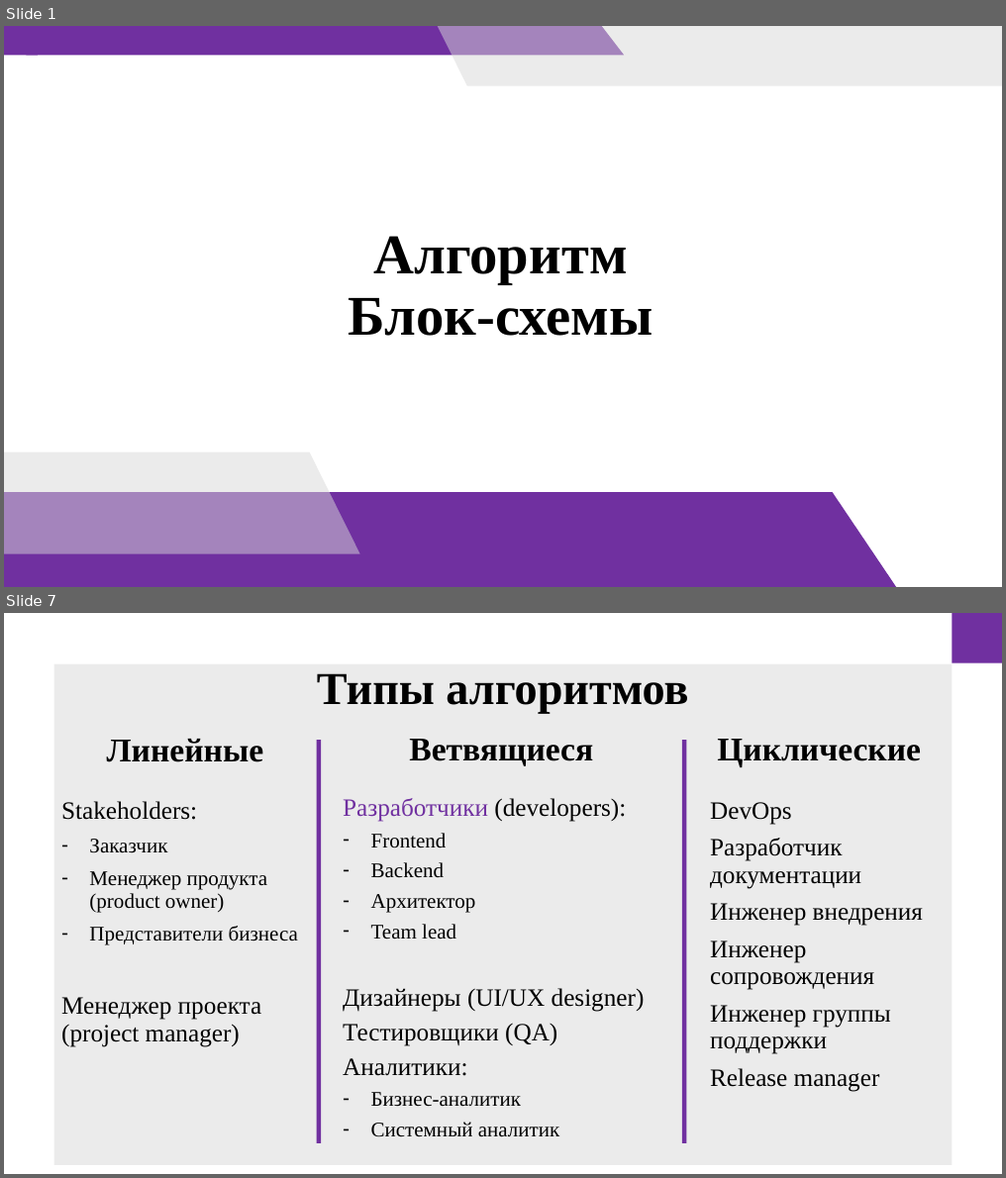
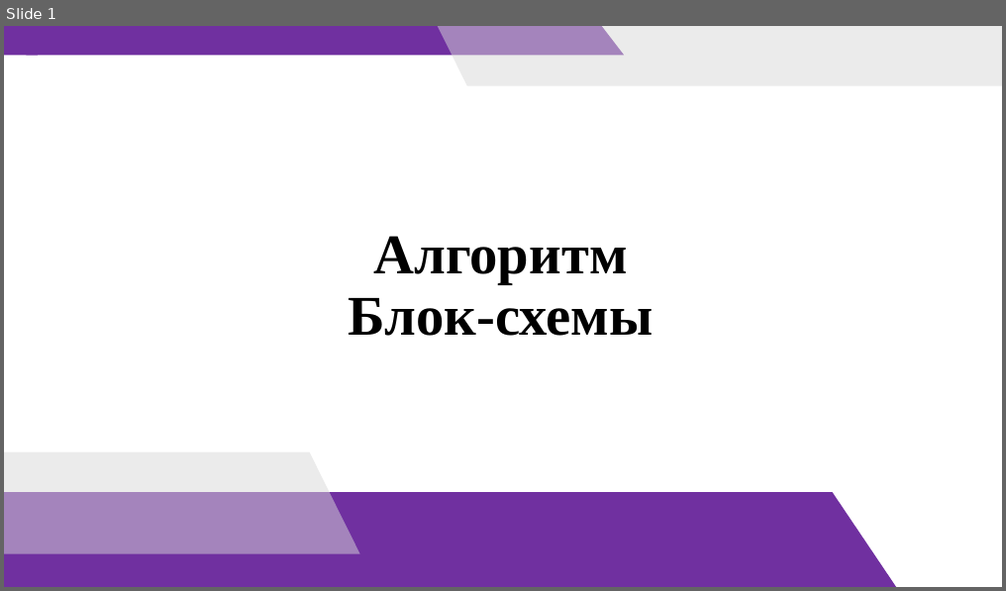
Before and after one commit to doshenka/akademy_files, a slide deck: преза на 12-4-24.pptx. Shown one above the other, each under a label of ours: slides 1 and 7 before the commit, slide 1 after it; the slides between them are not shown. The pictures are 1006x1178 and 1006x591 pixels, drawn with LibreOffice and Linux fonts; fonts in the diff are those of the drawing. Boxes give left, top, right and bottom in pixels: in the first picture for what was removed or moved away, otherwise in the second. Text is boxed around its words. In the diff, an @@ line names an element or a change of style, - is before the commit and + after.

```diff
--- a/преза на 12-4-24.pptx
+++ b/преза на 12-4-24.pptx
@@ slide 7 removed at <box>4,613,1002,1174</box>, background #FFFFFF @@
@@ rectangle removed at <box>951,613,1002,663</box> @@
@@ rectangle removed at <box>54,663,951,1165</box> @@
@@ title removed at <box>317,673,688,713</box> @@
-Типы алгоритмов
@@ text removed at <box>107,739,264,762</box> @@
-Линейные
@@ rectangle removed at <box>316,740,321,1143</box> @@
@@ text removed at <box>409,739,593,766</box> @@
-Ветвящиеся
@@ rectangle removed at <box>682,740,687,1143</box> @@
@@ text removed at <box>717,739,921,766</box> @@
-Циклические
@@ text removed at <box>61,801,298,1048</box> @@
-Stakeholders:
-– Заказчик
-– Менеджер продукта (product owner)
-– Представители бизнеса
-Менеджер проекта (project manager)
@@ text removed at <box>343,798,645,1138</box> @@
-Разработчики (developers):
-– Frontend
-– Backend
-– Архитектор
-– Team lead
-Дизайнеры (UI/UX designer)
-Тестировщики (QA)
-Аналитики:
-– Бизнес-аналитик
-– Системный аналитик
@@ text removed at <box>710,802,923,1092</box> @@
-DevOps
-Разработчик документации
-Инженер внедрения
-Инженер сопровождения
-Инженер группы поддержки
-Release manager
```
Also in this commit, not shown: 5 slides changed, 12 slides added.
